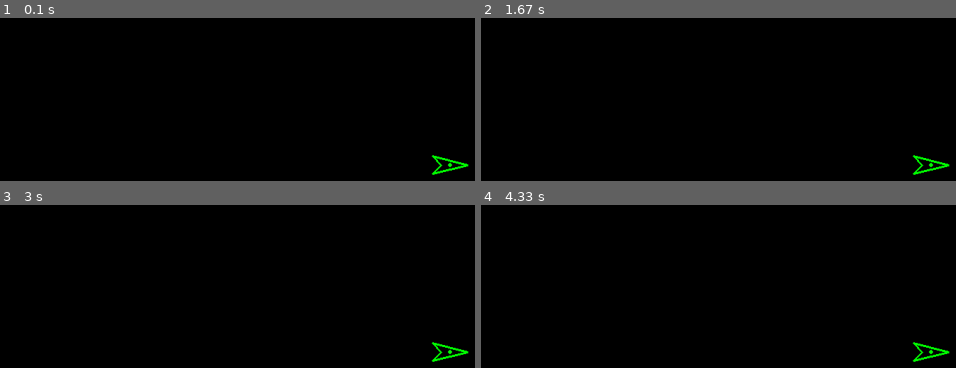
Above: before the commit, frames 1-4 (two rows, left to right).
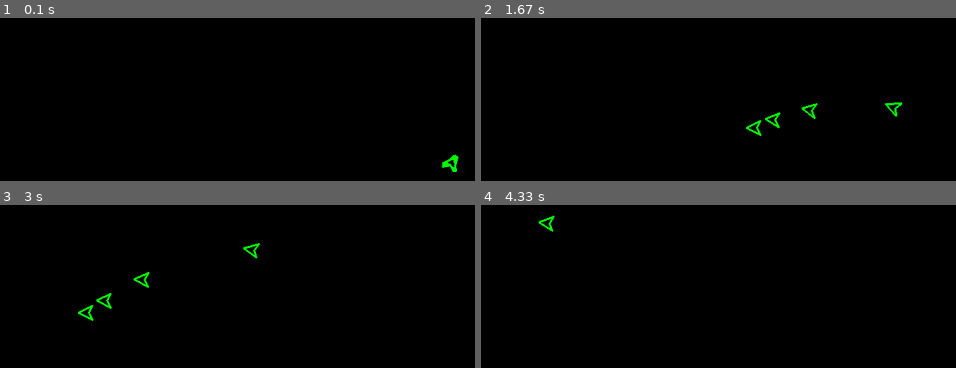
Above: after the commit, the same moments.

Repository: mikemwang/pi_viz
Game: pygame game, started from main.py
Same seed, same stepped clock (60 frames per second), same inputs: the game is played once before the commit and once after it.
Inputs:
- Up to frame 1 (0.1 s): no input
- Up to frame 2 (1.67 s): no input
- Up to frame 3 (3 s): no input
- Up to frame 4 (4.33 s): no input

The runs differ from the first frame. In frame 1, 0.5% of the frame differs, in the area x 90-99%, y 83-97%; in frame 2, 1.0%; in frame 3, 1.0%, in the area x 16-99%, y 23-97%; in frame 4, 0.5%.

Commit message:
force application works

Diff:
--- a/actor.py
+++ b/actor.py
@@ -7,21 +7,26 @@
 class Actor:
 
     def __init__(self,
-                 pose: np.array,
+                 position: Vector2,
+                 velocity: Vector2,
                  length: float,
                  width: float,
-                 color=(0, 0, 0)):
-        self.pose = pose  # x, y, heading in radians
+                 color=(0, 0, 0),
+                 max_speed=200,
+                 max_acceleration=200):
+        self.position = position
+        self.velocity = velocity
+        self.acceleration = Vector2(0, 0)
         self.length = length
         self.width = width
         self.color = color
-        self.speed = 0  # cannot reverse, so no negative
-        self.steer = 0  # negative is left of centerline, right is positive
-        self.max_steer_radians = math.pi/4
-        self.max_steer_rate = math.pi/4  # radians / sec
-        self.max_speed = 35
         self.body_pts = None
         self.transformed_pts = None
+
+        self.max_speed = max_speed
+        self.max_speed_squared = self.max_speed**2
+        self.max_acceleration = max_acceleration  # lower = more "inertia"
+        self.max_acceleration_squared = self.max_acceleration**2
 
     def local_pts(self):
         """ Calculate all visualization points in the local coordinate system
@@ -34,44 +39,44 @@
 
         return self.body_pts
 
-    def rotate(self, pts, theta):
+    def rotate(self, pts, vec: Vector2):
+        theta = math.atan2(vec.y, vec.x)
         cos = math.cos(theta)
         sin = math.sin(theta)
 
         return np.array([[cos, -sin], [sin, cos]]).dot(pts.T).T
 
-    def translate(self, pts, delta):
+    def translate(self, pts, delta: Vector2):
         return pts + delta
 
-    def update(self, dt):
-        seconds = dt / 1000.0
+    def apply_force(self, force: Vector2, dt):
+        self.acceleration += force*dt
 
-        if self.steer != 0:
-            # positive if rightward steering
-            r = (self.length - self.width/3) / math.cos(math.pi/2 - self.steer)
+    def apply_velocity(self, dt):
+        self.velocity += self.acceleration*dt
 
-            # the origin of the steering circle is determined also by the
-            # heading of the car, i.e. pose[2]
-            c = np.array([[0, r]])
-            c = self.rotate(c, self.pose[2])
+        if self.velocity.length_squared() > self.max_speed_squared:
+            self.velocity.scale_to_length(self.max_speed)
+        self.position += self.velocity*dt
 
-        # we'll use the steer angle to create a circular path whose radius is
-        # infinite (i.e. no steering) when steer angle is 0
-        # and coincident with the center of the actor when steer angle is PI/2
+    def limit_acceleration(self):
+        if self.acceleration.length_squared() > self.max_acceleration_squared:
+            self.acceleration.scale_to_length(self.max_acceleration)
 
-        # TODO: apply acceleration to velocity
-        #self.pos += self.speed*self.heading*seconds
-        self.pose[2] += seconds
+    def update(self, dt_ms):
+        dt = dt_ms / 1000.0
+        self.apply_force(Vector2(-100000.0, 0), dt)
+        self.limit_acceleration()
+        self.apply_velocity(dt)
 
     def render(self, surface):
         self.transformed_pts = self.translate(
-            self.rotate(self.local_pts(), self.pose[2]), self.pose[:2])
+            self.rotate(self.local_pts(), self.velocity), self.position)
         pygame.draw.polygon(surface,
                             self.color,
                             [row for row in self.transformed_pts],
                             3)
-        pygame.draw.circle(surface,
-                           self.color,
-                           self.pose[0:2],
-                           3,
-                           0)
+
+    def animate(self, surface, dt_ms):
+        self.update(dt_ms)
+        self.render(surface)
--- a/main.py
+++ b/main.py
@@ -47,8 +47,11 @@
 
         clock = pygame.time.Clock()
         actors = []
-        actors.append(Actor(np.array([self.w/2, self.h/2, 0]),
-                            50, 25, (0, 255, 0)))
+
+        for val in [100, 200, 300, 400]:
+            actors.append(Actor(Vector2(self.w/2, self.h/2),
+                                Vector2(50.0, -50.0),
+                                20, 20, (0, 255, 0), max_acceleration=val))
 
         running = True
 
@@ -64,8 +67,7 @@
             self.screen.fill((0, 0, 0))
 
             for actor in actors:
-                #actor.update(dt)
-                actor.render(self.screen)
+                actor.animate(self.screen, dt)
 
             pygame.display.flip()
 
